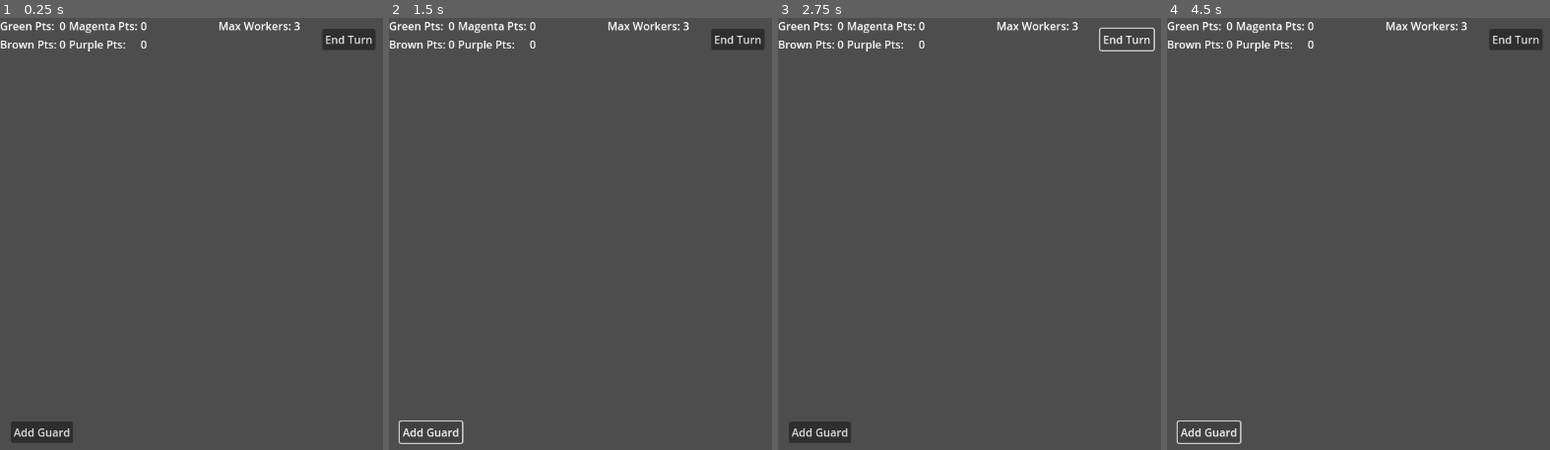
Above: before the commit, frames 1-4 (left to right).
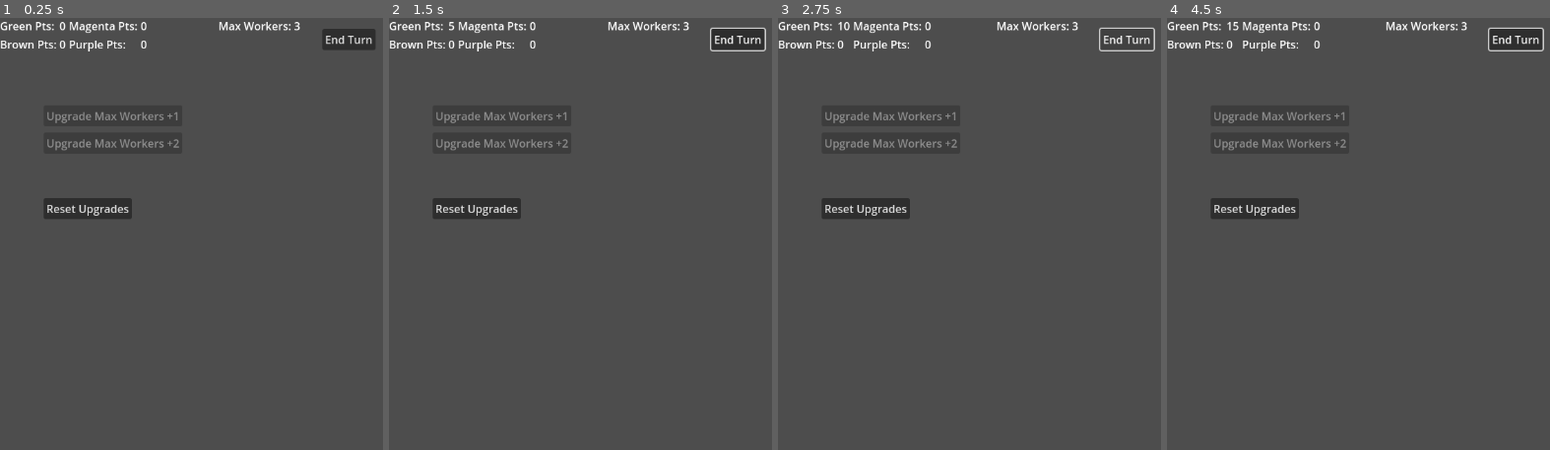
Above: after the commit, the same moments.

Repository: p0rtcullis/WarClicker
Game: Godot game, scene res://game_manager.tscn
Same seed, same stepped clock (60 frames per second), same inputs: the game is played once before the commit and once after it.
Inputs (mouse positions are in pixels of both pictures, inside the frame that each line leads up to):
- Up to frame 1 (0.25 s): no input
- Up to frame 2 (1.5 s): click "End Turn" at 0.5 s; click (431, 432) at 1.25 s, where only the run before the commit has a clickable "Add Guard"
- Up to frame 3 (2.75 s): click "End Turn" at 2 s
- Up to frame 4 (4.5 s): click (1209, 432) at 2.75 s, where only the run before the commit has a clickable "Add Guard"; click "End Turn" at 3.5 s; click (1209, 432) at 4.25 s, where only the run before the commit has a clickable "Add Guard"

The runs differ from the first frame. In frame 1, 2.1% of the frame differs, in the area x 2-47%, y 21-99%; in frame 2, 1.9%; in frame 3, 2.7%, in the area x 2-47%, y 0-99%; in frame 4, 2.4%.

Commit message:
Refactor1

Diff:
--- a/war-clicker/ManagementScreen/Scripts/management_screen.gd
+++ b/war-clicker/ManagementScreen/Scripts/management_screen.gd
@@ -1,8 +1,8 @@
 extends Node
 
-var guard_template = preload("res://Worker/guard.tscn")
+var current_turn : int = 0
 
-var max_workers = 3:
+var max_workers : int = 3:
 	set(value):
 		max_workers = value
 		%MaxWorkersLabel.text = "Max Workers: " +str(value)
@@ -42,19 +42,14 @@
 
 var purple_mod : int = 0
 
-#chance to produce a unit
-var guard_production_chance : int = 0
-#number of units produced per worker
-var guard_production_eff : int = 0
-
-enum WORKERS {GUARD,REAPER,BANSHEE,SPIDER,DRAGON,AUTARCH,WARLOCK,SPIRITSEER,AVENGER,HAWK,SCORPION}
+enum WORKERS {GUARD,REAPER,BANSHEE,SPIDER,DRAGON,AUTARCH,WARLOCK,SEER,AVENGER,HAWK,SCORPION}
 enum POINTS {GREEN,BROWN,MAGENTA,PURPLE}
 
 
 # Called when the node enters the scene tree for the first time.
 func _ready() -> void:
-	#create_worker(Worker.GUARD)
 	%MaxWorkersLabel.text = "Max Workers: " +str(max_workers)
+	worker_list.append(%Guard)
 	pass
 
 
@@ -62,12 +57,6 @@
 func _process(delta: float) -> void:
 	pass
 
-func create_worker(current_worker: WORKERS):
-	match current_worker:
-		WORKERS.GUARD:
-			var guard = guard_template.instantiate()
-			add_child(guard)
-			worker_list.append(guard)
 
 func point_count(color : POINTS):
 	var point_total : int = 0
@@ -84,18 +73,10 @@
 	return point_total
 
 
-
-func _on_add_guard_button_pressed() -> void:
-	if worker_list.size() < max_workers:
-		create_worker(WORKERS.GUARD)
-
-
-#func _on_update_timer_timeout() -> void:
-	#total_green += point_count(POINTS.GREEN)
-
 func update_max_workers(new_max: int):
 	max_workers += new_max
 
+# For modifying point totals via upgrades
 func update_points(new_points: int, color : WORKERS):
 	match color:
 			POINTS.GREEN:
@@ -106,3 +87,10 @@
 				total_magenta += new_points
 			POINTS.PURPLE:
 				total_purple += new_points
+
+
+func _on_end_turn_button_pressed() -> void:
+		total_green += point_count(POINTS.GREEN)
+		total_brown += point_count(POINTS.BROWN)
+		point_count(POINTS.MAGENTA)
+		point_count(POINTS.PURPLE)
--- a/war-clicker/Util/Strategy/base_worker_strategy.gd
+++ b/war-clicker/Util/Strategy/base_worker_strategy.gd
@@ -8,4 +8,7 @@
 @export var brown : int = 0
 @export var magenta : int = 0
 @export var purple : int = 0
-var upgrades : Array = []
+#chance to produce a unit
+@export var production_chance : int = 0
+#number of units produced per worker
+@export var production_eff : int = 0
--- a/war-clicker/Worker/guard.gd
+++ b/war-clicker/Worker/guard.gd
@@ -2,6 +2,7 @@
 
 @export var stats : Resource
 @export var producing : bool = false
+var upgrades : Array = []
 # Called when the node enters the scene tree for the first time.
 func _ready() -> void:
 	pass # Replace with function body.
--- /dev/null
+++ b/war-clicker/Worker/spider.tscn
@@ -0,0 +1,8 @@
+[gd_scene load_steps=3 format=3 uid="uid://de7db0m0ymybd"]
+
+[ext_resource type="Script" uid="uid://c5dt5rewbf1bs" path="res://Worker/guard.gd" id="1_r1exg"]
+[ext_resource type="Resource" uid="uid://bql53nutv1tl7" path="res://Resources/guard.tres" id="2_62h4p"]
+
+[node name="Worker" type="Node2D"]
+script = ExtResource("1_r1exg")
+stats = ExtResource("2_62h4p")
--- a/war-clicker/game_manager.tscn
+++ b/war-clicker/game_manager.tscn
@@ -1,9 +1,25 @@
-[gd_scene load_steps=7 format=3 uid="uid://c0n6btegy48v1"]
+[gd_scene load_steps=13 format=3 uid="uid://c0n6btegy48v1"]
 
 [ext_resource type="PackedScene" uid="uid://bmg3wqjwo13dg" path="res://ManagementScreen/management_screen.tscn" id="1_70yv6"]
+[ext_resource type="PackedScene" uid="uid://b3nrf0a4v8gbs" path="res://Worker/guard.tscn" id="2_8jrwq"]
 [ext_resource type="Script" uid="uid://ertesfb6senx" path="res://upgrade_screen_gui.gd" id="2_smx3j"]
+[ext_resource type="Script" uid="uid://c8veevrjckqal" path="res://Util/Strategy/base_worker_strategy.gd" id="3_gth8u"]
 [ext_resource type="PackedScene" uid="uid://dya763ecg0nbu" path="res://Upgrades/upgrade_button.tscn" id="3_o2178"]
 [ext_resource type="Script" uid="uid://do7phg52jpppn" path="res://Util/Strategy/base_upgrade_strategy.gd" id="4_d5upp"]
+[ext_resource type="PackedScene" uid="uid://de7db0m0ymybd" path="res://Worker/spider.tscn" id="4_dq8jp"]
+[ext_resource type="Texture2D" uid="uid://csddq02y724mh" path="res://layout1.png" id="5_vk86k"]
+
+[sub_resource type="Resource" id="Resource_yawsv"]
+resource_local_to_scene = true
+script = ExtResource("3_gth8u")
+worker_name = ""
+metadata/_custom_type_script = "uid://c8veevrjckqal"
+
+[sub_resource type="Resource" id="Resource_le433"]
+resource_local_to_scene = true
+script = ExtResource("3_gth8u")
+worker_name = "Warp Spider"
+metadata/_custom_type_script = "uid://c8veevrjckqal"
 
 [sub_resource type="Resource" id="Resource_vk86k"]
 resource_local_to_scene = true
@@ -39,7 +55,7 @@
 [node name="InfoBarGUI" type="Control" parent="ManagementScreenGUI"]
 anchors_preset = 0
 offset_right = 1152.0
-offset_bottom = 128.0
+offset_bottom = 64.0
 
 [node name="PointsGUI" type="HBoxContainer" parent="ManagementScreenGUI/InfoBarGUI"]
 layout_mode = 0
@@ -113,11 +129,25 @@
 [node name="ManagementScreen" parent="ManagementScreenGUI" instance=ExtResource("1_70yv6")]
 unique_name_in_owner = true
 
+[node name="Control" type="Control" parent="ManagementScreenGUI/ManagementScreen"]
+layout_mode = 3
+anchors_preset = 0
+offset_right = 40.0
+offset_bottom = 40.0
+
+[node name="Guard" parent="ManagementScreenGUI/ManagementScreen/Control" instance=ExtResource("2_8jrwq")]
+unique_name_in_owner = true
+stats = SubResource("Resource_yawsv")
+
+[node name="Spider" parent="ManagementScreenGUI/ManagementScreen/Control" instance=ExtResource("4_dq8jp")]
+unique_name_in_owner = true
+stats = SubResource("Resource_le433")
+
 [node name="UpgradeScreenGUI" type="Control" parent="."]
 unique_name_in_owner = true
-visible = false
-layout_mode = 3
-anchors_preset = 0
+layout_mode = 3
+anchors_preset = 0
+offset_top = 64.0
 offset_right = 1152.0
 offset_bottom = 576.0
 script = ExtResource("2_smx3j")
@@ -162,16 +192,20 @@
 offset_right = 1152.0
 offset_bottom = 648.0
 
-[node name="AddGuardButton" type="Button" parent="DebugScreenGUI"]
-layout_mode = 0
-offset_left = 16.0
-offset_top = 16.0
-offset_right = 107.0
-offset_bottom = 47.0
-text = "Add Guard"
-
+[node name="Layout2" type="Sprite2D" parent="."]
+visible = false
+position = Vector2(575.5, 322.75)
+scale = Vector2(1.0424956, 0.77718043)
+texture = ExtResource("5_vk86k")
+
+[node name="Layout1" type="Sprite2D" parent="."]
+visible = false
+position = Vector2(575, 323.25)
+scale = Vector2(1.0415163, 0.7778443)
+texture = ExtResource("5_vk86k")
+
+[connection signal="pressed" from="ManagementScreenGUI/InfoBarGUI/EndTurnButton" to="ManagementScreenGUI/ManagementScreen" method="_on_end_turn_button_pressed"]
 [connection signal="pressed" from="UpgradeScreenGUI/ResetUpgradesButton" to="UpgradeScreenGUI" method="_on_reset_upgrades_button_pressed"]
 [connection signal="toggled" from="UpgradeScreenGUI/ResetUpgradesButton" to="UpgradeScreenGUI" method="_on_reset_upgrades_button_toggled"]
 [connection signal="toggled" from="UpgradeScreenGUI/Upgrade1" to="UpgradeScreenGUI" method="_on_upgrade1_toggled"]
 [connection signal="toggled" from="UpgradeScreenGUI/Upgrade2" to="UpgradeScreenGUI" method="_on_upgrade_2_toggled"]
-[connection signal="pressed" from="DebugScreenGUI/AddGuardButton" to="ManagementScreenGUI/ManagementScreen" method="_on_add_guard_button_pressed"]
Binary file added: war-clicker/layout1.png
Not shown, added: war-clicker/layout1.png.import
Binary file added: war-clicker/layout2.png
Not shown, added: war-clicker/layout2.png.import
